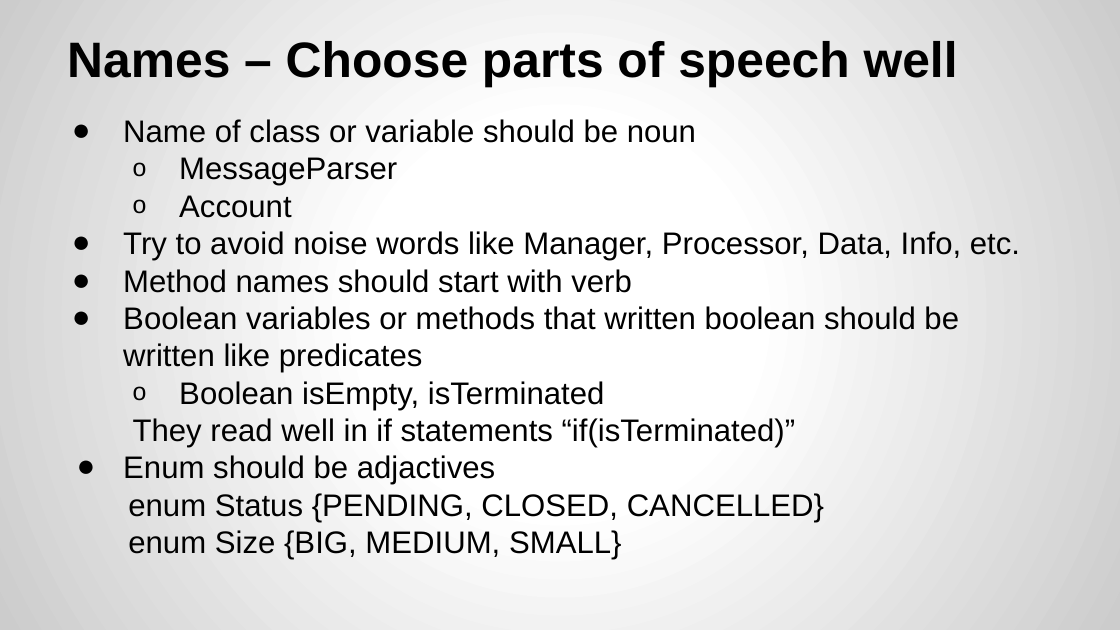
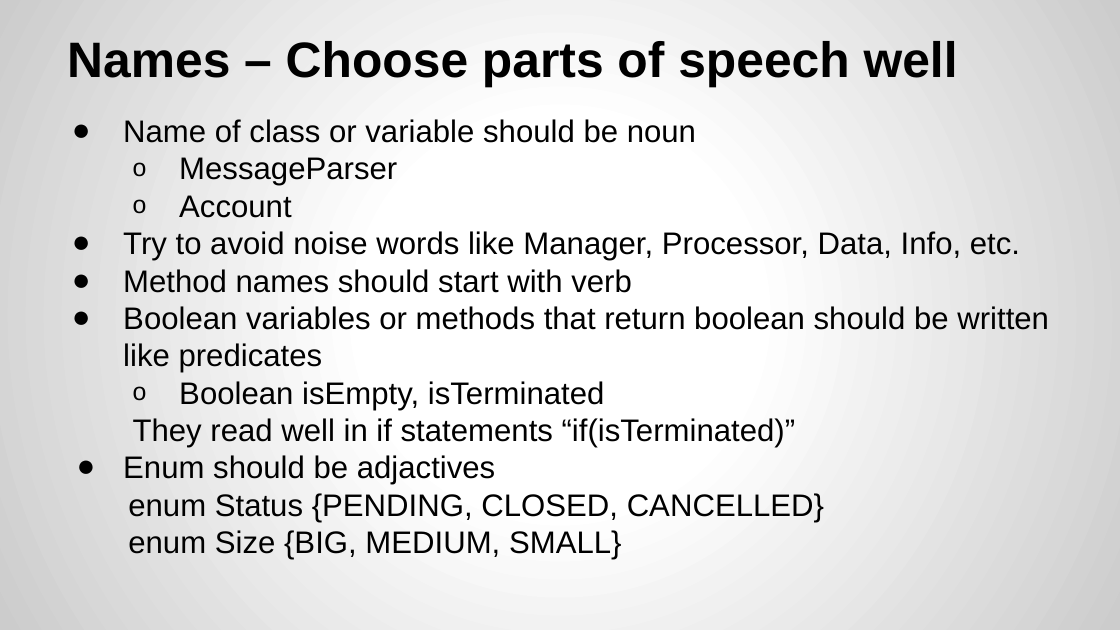
Before and after one commit to yogeshrnaik/presentations, a slide deck: slide 13 of Clean Code.pptx. Drawn at 1120x630 pixels with LibreOffice and Linux fonts; fonts in the diff are those of the drawing. Boxes give left, top, right and bottom in pixels: in the first picture for what was removed or moved away, otherwise in the second. Text is boxed around its words. In the diff, an @@ line names an element or a change of style, - is before the commit and + after.

Commit message:
typo corrected

```diff
--- a/Clean Code.pptx
+++ b/Clean Code.pptx
@@ text at <box>123,306,1049,373</box>: text changed @@
-● Boolean variables or methods that written boolean should be written like predicates
+● Boolean variables or methods that return boolean should be written like predicates
```
